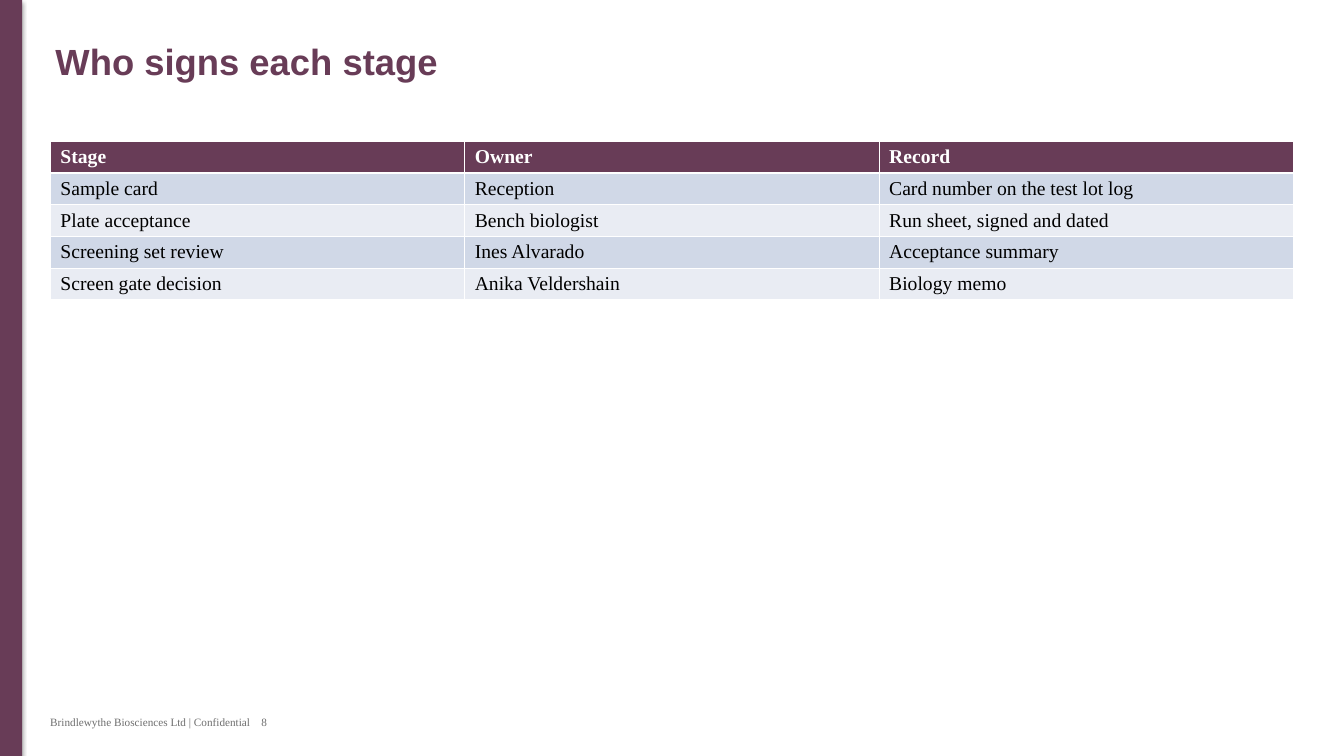
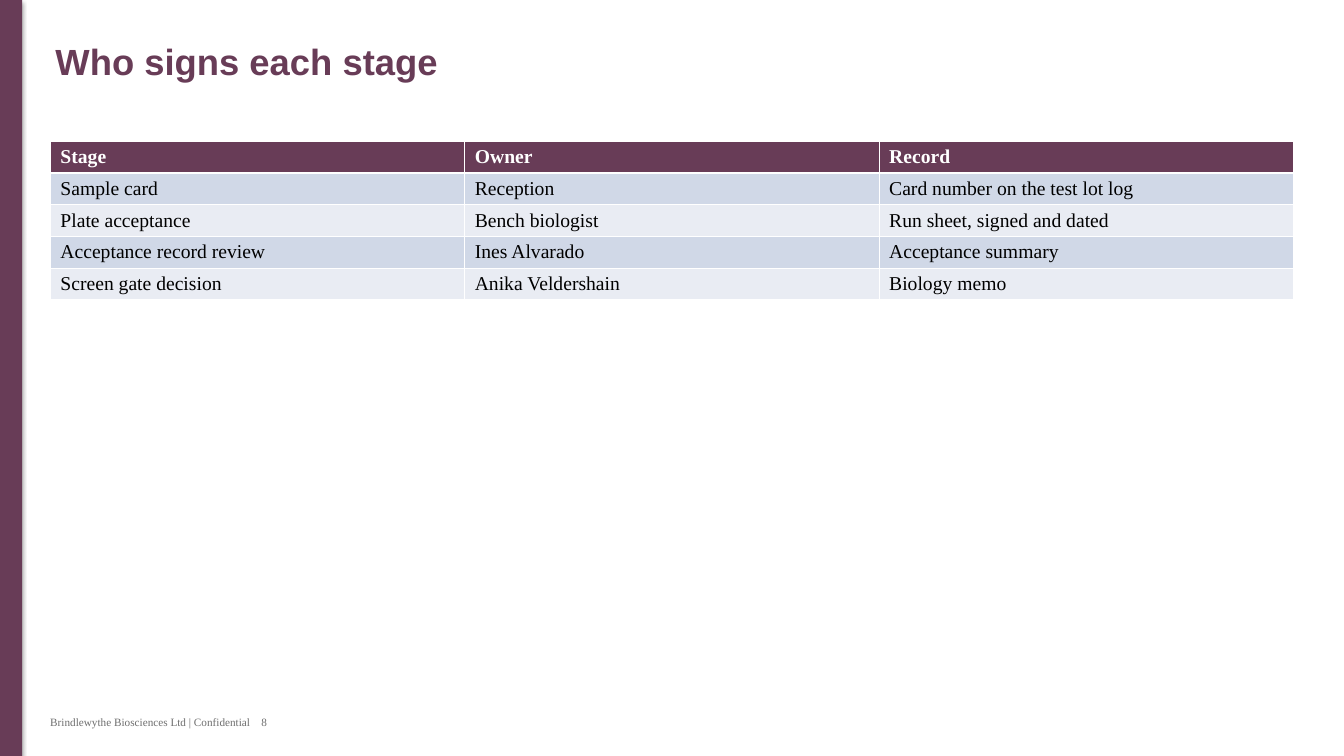
Before and after one commit to 60xAI/portco-mock-dataset, a slide deck: slide 8 of output/archive/Archive/Users/mellerscombe_old_laptop/Presentations/Working/Copy of Screening_workflow.pptx. Drawn at 1344x756 pixels with LibreOffice and Linux fonts; fonts in the diff are those of the drawing. Boxes give left, top, right and bottom in pixels: in the first picture for what was removed or moved away, otherwise in the second. Text is boxed around its words. In the diff, an @@ line names an element or a change of style, - is before the commit and + after.

Commit message:
Stage 8 review fixes: B-032

```diff
--- a/output/archive/Archive/Users/mellerscombe_old_laptop/Presentations/Working/Copy of Screening_workflow.pptx
+++ b/output/archive/Archive/Users/mellerscombe_old_laptop/Presentations/Working/Copy of Screening_workflow.pptx
@@ table at [50,141,1294,299] @@
-row 4, column 1: Screening set review
+row 4, column 1: Acceptance record review
```
Also in this commit, not shown: 2 other slides changed, 1 other file.
